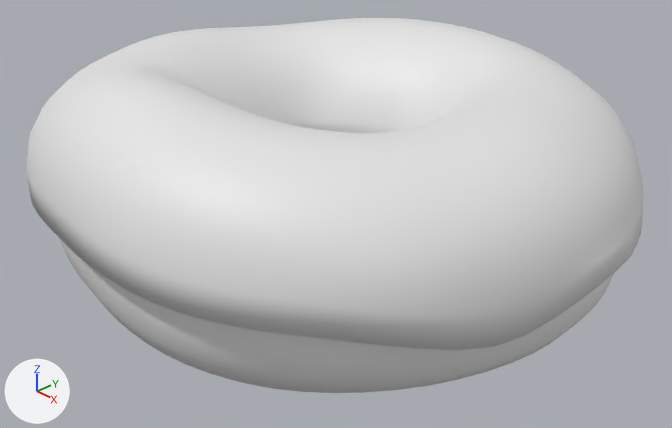
An edit to the Blender file Blender/Donut Project Coder School/Donut.blend, drawn before and after from the same camera.
One viewpoint serves both versions: a camera (50 mm lens) standing at (1.172, -1.113, 0.715) and looking at (0.022, -0.029, -0.057). The axes (+X, +Y, +Z) are drawn at lower left. The lights are the same throughout.

The scene before the commit, as lines of its bpy script (objects in view):
```python
me_torus_001 = bpy.data.meshes.new('Torus.001')
me_torus_001.from_pydata(...)  # 384 vertices, 384 faces; spans x -0.523..0.539, y -0.514..0.538, z -0.209..0.229
me_torus_001.polygons.foreach_set('use_smooth', [True] * 384)
me_torus_002 = bpy.data.meshes.new('Torus.002')
me_torus_002.from_pydata(...)  # 832 vertices, 768 faces; spans x -0.521..0.532, y -0.512..0.533, z -0.033..0.218
me_torus_002.polygons.foreach_set('use_smooth', [True] * 768)
ob_donut = bpy.data.objects.new('Donut', me_torus_001)
ob_donut.location = (0.0, 0.0, 0.0)
_m = ob_donut.modifiers.new('Subdivision', 'SUBSURF')
_m.render_levels = 1
ob_icing = bpy.data.objects.new('Icing', me_torus_002)
ob_icing.location = (0.0, 0.0, 0.0)
_m = ob_icing.modifiers.new('Solidify', 'SOLIDIFY')
_m.thickness = 0.025
_m.offset = 1.0
```
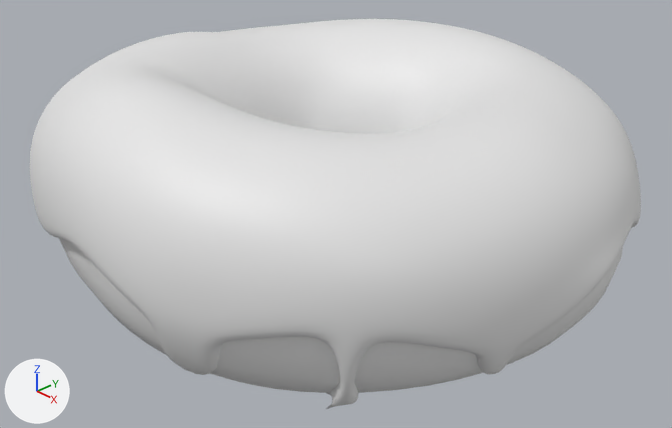
Edits to the scene script, one JSON object a line:
```json
{"block": "me_torus_002", "where": "# used by ob_icing; location = (0.0, 0.0, 0.0)"}
{"op": "remove", "block": "me_torus_002", "code": "me_torus_002.from_pydata(...)  # 832 vertices, 768 faces; spans x -0.521..0.532, y -0.512..0.533, z -0.033..0.218"}
{"op": "add", "block": "me_torus_002", "code": "me_torus_002.from_pydata(...)  # 852 vertices, 778 faces, 1 loose edge; spans x -0.518..0.532, y -0.511..0.53, z -0.164..0.218"}
{"block": "me_torus_002", "change": "me_torus_002 part 1"}
{"block": "me_torus_002", "change": "2 faces are deleted"}
{"block": "me_torus_002", "change": "3 vertices in x 0.047..0.36, y -0.468..-0.342, z 0.099..0.169 move by (0.0, -0.001, -0.001)"}
{"block": "me_torus_002", "change": "273 vertices move from x -0.521..0.532, y -0.512..0.533, z -0.033..0.2 to x -0.518..0.532, y -0.511..0.53, z -0.055..0.199"}
{"block": "me_torus_002", "change": "20 vertices are added at x -0.495..0.49, y -0.481..0.507, z -0.164..0.002"}
{"block": "me_torus_002", "change": "1 loose edge is added"}
{"block": "me_torus_002", "change": "12 new faces join them"}
{"block": "ob_icing", "where": "_m = ob_icing.modifiers.new('Solidify', 'SOLIDIFY')"}
{"op": "add", "block": "ob_icing", "code": "_m.edge_crease_inner = 1.0"}
{"op": "add", "block": "ob_icing", "code": "_m = ob_icing.modifiers.new('Subdivision', 'SUBSURF')"}
```

Boxes [x1, y1, x2, y2] around the edits, measured in the pictures (672 x 428 px):
```json
{"object": "Icing", "change": "reshaped, modifiers changed", "before": [27, 18, 643, 350], "after": [30, 19, 641, 409], "on screen": "17% taller"}
{"part": 1, "of": "me_torus_002", "change": "built on", "before": [27, 26, 643, 350], "after": [30, 19, 641, 409]}
```
